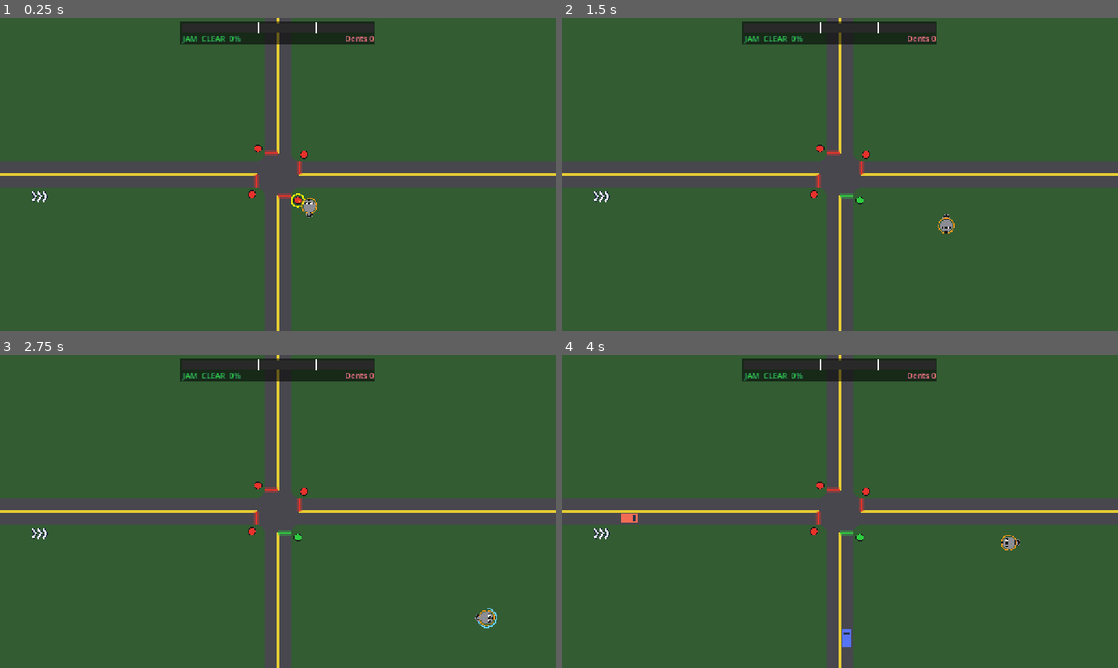
Above: before the commit, frames 1-4 (two rows, left to right).
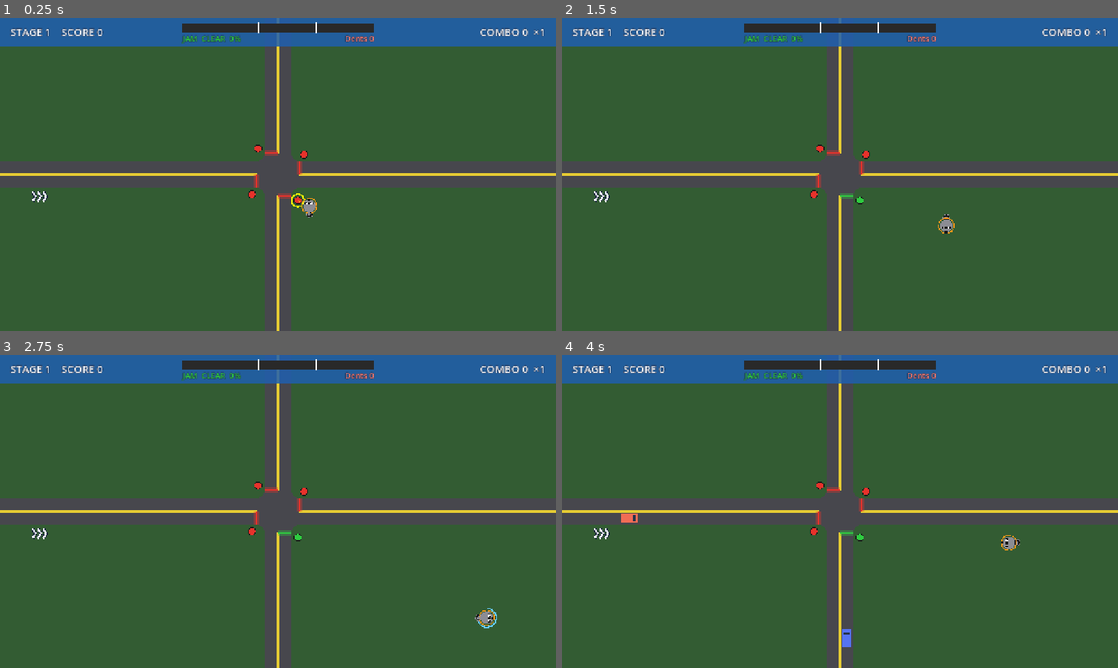
Above: after the commit, the same moments.

Repository: klusignolo/Fender-Bandit
Game: Godot game, scene res://main/main.tscn
The game is run twice, just before and just after one commit, with the same random seed, the same clock (stepped at 60 frames per second) and the same inputs.
Inputs:
- Up to frame 1 (0.25 s): no input
- Up to frame 2 (1.5 s): tap Enter at 0.5 s; hold D (move_right) 0.53-1.28 s; tap J (switch) at 0.6 s; tap L (tow) at 0.8, 1.35 s; hold S (move_down) from 1.28 s (still down)
- Up to frame 3 (2.75 s): tap J (switch) at 1.55 s; release S (move_down) at 2.03 s; hold D (move_right) from 2.03 s (still down); tap X (dash) at 2.1 s; tap L (tow) at 2.3 s
- Up to frame 4 (4 s): release D (move_right) at 2.78 s; hold W (move_up) 2.78-3.53 s; tap J (switch) at 2.85 s; hold A (move_left) from 3.53 s (still down); tap L (tow) at 3.6 s

The runs differ from the first frame. In frame 1, 8.0% of the frame differs, in the area x 0-100%, y 0-10%; in frame 2, 8.0%; in frame 3, 8.0%; in frame 4, 8.0%.

Commit message:
Score, Combo and the HUD strip (#28)
Run (game/sim/run.gd) is plain code owned by World and attached to each
stage's Traffic. Each exit adds Combo and scores EXIT_SCORE times
(1 + Combo / COMBO_STEP); Wreckage towed off the road scores TOW_BONUS;
each crashed signal resets Combo and counts as one Crash for the stage.
Dents are read from the current stage's Jam. combo_stepped and
combo_broken are emitted for the Audio ticket (#37).

The HUD strip shows stage, score, the Jam meter and Combo with its
multiplier on a sign_blue band. The knobs are in Tuning and
docs/tuning.md.

Co-Authored-By: Claude Opus 5.5 <noreply@anthropic.com>

Diff:
--- /dev/null
+++ b/game/sim/run.gd
@@ -0,0 +1,53 @@
+class_name Run
+extends RefCounted
+## One Run (#28): the score, Combo, stage and Dents that outlive any one stage's Traffic, and the stage's
+## stats for the results card. It listens to each stage's Traffic, handed to it by attach().
+
+signal combo_stepped(multiplier: int)  # Combo reached a new multiplier step: combo_up (docs/audio.md)
+signal combo_broken(lost: int)  # a Crash reset a Combo above 0: combo_break (docs/audio.md)
+
+var score := 0
+var combo := 0  # cars out since the last Crash
+var stage := 1  # Stages (#29) moves it on
+var dents: int:  # Crashes this Run, earlier stages included. The stage's Jam keeps the count; hand it to the next stage's Traffic.
+	get:
+		return _traffic.jam.dents if _traffic != null else 0
+var crashes := 0  # this stage's Crashes: one per crashed signal, so a car into Wreckage is one more
+var best_combo := 0  # this stage's highest Combo
+
+var _traffic: Traffic  # the current stage's
+
+
+## Listen to a stage's Traffic, and keep it as the current stage's.
+func attach(traffic: Traffic) -> void:
+	_traffic = traffic
+	traffic.car_exited.connect(_on_car_exited)
+	traffic.crashed.connect(_on_crashed)
+	traffic.towed.connect(_on_towed)
+
+
+## What each exit's score is multiplied by: 1, and 1 more each COMBO_STEP of Combo.
+func multiplier() -> int:
+	@warning_ignore("integer_division")
+	return 1 + combo / Tuning.COMBO_STEP
+
+
+func _on_car_exited(_car: Car) -> void:
+	combo += 1
+	best_combo = maxi(best_combo, combo)
+	score += Tuning.EXIT_SCORE * multiplier()
+	if combo % Tuning.COMBO_STEP == 0:
+		combo_stepped.emit(multiplier())
+
+
+func _on_crashed(_a: Car, _b: Car, _at: Vector2) -> void:
+	crashes += 1
+	var lost := combo
+	combo = 0
+	if lost > 0:
+		combo_broken.emit(lost)
+
+
+func _on_towed(_car: Car, off_road: bool) -> void:
+	if off_road:
+		score += Tuning.TOW_BONUS
--- /dev/null
+++ b/game/test/test_score.gd
@@ -0,0 +1,118 @@
+extends TestCase
+## Score and Combo (#28): a Run driven by its Traffic's signals. Most tests emit the signals directly, so
+## each Combo value is exact; the last steps real traffic to show the Run is wired to it.
+
+const N := 0  # Light indices follow RoadNet.SIDE_NAMES: N, S, W, E
+const S := 1
+
+
+## Records what Run emits. Holds no reference to the Run, so nothing leaks.
+class Log:
+	var stepped: Array[int] = []  # multipliers
+	var broken: Array[int] = []  # Combo lost
+
+	func _init(r: Run) -> void:
+		r.combo_stepped.connect(func(m: int) -> void: stepped.append(m))
+		r.combo_broken.connect(func(lost: int) -> void: broken.append(lost))
+
+
+func _run_on(t: Traffic) -> Run:
+	var r := Run.new()
+	r.attach(t)
+	return r
+
+
+## A stand-in car: Run only counts cars, it never looks at one.
+func _car() -> Car:
+	return Car.new(0, null, null)
+
+
+func _exits(t: Traffic, n: int) -> void:
+	for i in n:
+		t.car_exited.emit(_car())
+
+
+## A Crash as Traffic makes one: a Dent in the Jam, then the signal.
+func _crash(t: Traffic) -> void:
+	t.jam.dent()
+	t.crashed.emit(_car(), _car(), Vector2.ZERO)
+
+
+func test_each_exit_adds_combo_and_scores_with_its_multiplier() -> void:
+	var t := straight_traffic(1)
+	var r := _run_on(t)
+	# 10 × (1 + combo / 5): ×1 for Combo 1–4, ×2 for 5–9, ×3 from 10
+	var want := [10, 20, 30, 40, 60, 80, 100, 120, 140, 170, 200]
+	for i in want.size():
+		_exits(t, 1)
+		check_eq(r.combo, i + 1, "combo after exit %d" % (i + 1))
+		check_eq(r.score, want[i], "score after exit %d" % (i + 1))
+	check_eq(r.multiplier(), 3, "multiplier at Combo 11")
+
+
+func test_a_crash_resets_combo_but_keeps_the_score() -> void:
+	var t := straight_traffic(1)
+	var r := _run_on(t)
+	_exits(t, 7)  # 4 × 10 + 3 × 20
+	_crash(t)
+	check_eq(r.combo, 0, "combo after the Crash")
+	check_eq(r.multiplier(), 1, "multiplier after the Crash")
+	check_eq(r.score, 100, "score after the Crash")
+	_exits(t, 1)
+	check_eq(r.score, 110, "the next exit scores at ×1")
+
+
+func test_wreckage_towed_off_the_road_scores_the_tow_bonus() -> void:
+	var t := straight_traffic(1)
+	var r := _run_on(t)
+	_exits(t, 2)
+	t.towed.emit(_car(), false)
+	check_eq(r.score, 20, "Wreckage dropped on the road scores nothing")
+	t.towed.emit(_car(), true)
+	check_eq(r.score, 25, "Wreckage dropped off the road scores the Tow bonus")
+	check_eq(r.combo, 2, "a Tow leaves Combo alone")
+
+
+func test_the_stage_counts_its_crashes_and_best_combo() -> void:
+	var t := straight_traffic(1)
+	var r := _run_on(t)
+	check_eq(r.stage, 1, "a Run starts at stage 1")
+	_exits(t, 6)
+	_crash(t)
+	_exits(t, 3)
+	_crash(t)
+	_crash(t)  # a pile-up into the Wreckage: one more Crash
+	_exits(t, 2)
+	check_eq(r.crashes, 3, "crashes")
+	check_eq(r.best_combo, 6, "best Combo")
+	check_eq(r.dents, 3, "a Dent per Crash")
+
+
+func test_dents_come_from_the_stage_jam() -> void:
+	check_eq(Run.new().dents, 0, "a Run with no stage yet")
+	var r := _run_on(Traffic.new(1, 2))
+	check_eq(r.dents, 2, "the Dents a stage starts with")
+
+
+func test_combo_signals_its_steps_and_breaks() -> void:
+	var t := straight_traffic(1)
+	var r := _run_on(t)
+	var log := Log.new(r)
+	_crash(t)
+	check_eq(log.broken, [] as Array[int], "a Crash with no Combo breaks nothing")
+	_exits(t, 11)
+	check_eq(log.stepped, [2, 3] as Array[int], "steps at Combo 5 and 10")
+	_crash(t)
+	check_eq(log.broken, [11] as Array[int], "the break carries the Combo lost")
+
+
+func test_real_traffic_scores() -> void:
+	var t := straight_traffic(1)
+	var r := _run_on(t)
+	t.switch(t.lights[N])
+	t.switch(t.lights[S])
+	for i in 40 * Traffic.TICK_HZ:
+		t.step()
+	check(r.score > 0, "cars exiting score: got %d" % r.score)
+	check(r.combo > 0, "and build Combo: got %d" % r.combo)
+	check_eq(r.crashes, 0, "crashes with N and S green")
--- a/game/tuning.gd
+++ b/game/tuning.gd
@@ -100,6 +100,11 @@
 const KNOCK_SPEED := 420.0  # world px/s a hit knocks the Raccoon back at, the way the car drives...
 const KNOCK_DECAY := 900.0  # ...slowing by this much each second
 
+# Score and Combo
+const EXIT_SCORE := 10  # points per car out, times the Combo multiplier
+const COMBO_STEP := 5  # the multiplier goes up 1 every this much Combo: ×1, then ×2 from 5, ×3 from 10...
+const TOW_BONUS := 5  # points for Wreckage towed off the road
+
 # Camera
 const FIT := 1.03  # zoom a touch past "fits everything", so the map edges bleed off
 
--- a/game/world/entry_cues.gd
+++ b/game/world/entry_cues.gd
@@ -4,7 +4,7 @@
 ## and, when cars are waiting to get on, its backlog as "+N", with the lane pulsing red while the Jam is Heavy
 ## (story 52). Greybox: the cue_swell sprite (docs/sprites.md) replaces the drawn chevrons.
 
-const INSET := 110.0  # world px in from the map edge, along the lane, where the cues sit: clear of the Jam meter at the top
+const INSET := 110.0  # world px in from the map edge, along the lane, where the cues sit: clear of the HUD strip at the top
 const CHEVRON_OUT := 34.0  # world px from the lane's centre out past the kerb to the chevrons...
 const TAG_OUT := 74.0  # ...and to the "+N"
 const PULSE_LENGTH := 160.0  # world px of lane, in from the map edge, that pulses under a backlog
--- /dev/null
+++ b/game/world/hud_strip.gd
@@ -0,0 +1,38 @@
+class_name HudStrip
+extends Node2D
+## The HUD strip along the top of the screen (#28, #19 story 73): stage and score on the left, the Jam
+## meter in the middle, Combo and its multiplier on the right. Greybox drawing on a sign_blue band.
+## Lives on a CanvasLayer, so it ignores the camera.
+
+const HEIGHT := 66.0  # px down from the top: room for the Jam meter and its caption
+const SIDE := 24.0  # px in from each screen edge to the text
+const TEXT_SIZE := 24
+const BAND := Color("#1F5FAF", 0.85)  # sign_blue from docs/sprites.md, see-through a little
+const INK := Color("#1B2340")
+
+var run: Run
+
+
+func _init(r: Run, t: Traffic) -> void:
+	run = r
+	add_child(JamMeter.new(t))
+
+
+func _process(_delta: float) -> void:
+	queue_redraw()
+
+
+func _draw() -> void:
+	var w := get_viewport_rect().size.x
+	draw_rect(Rect2(0, 0, w, HEIGHT), BAND)
+	var y := HEIGHT / 2.0 + TEXT_SIZE / 3.0
+	_text("STAGE %d    SCORE %d" % [run.stage, run.score], Vector2(SIDE, y), false)
+	_text("COMBO %d  ×%d" % [run.combo, run.multiplier()], Vector2(w - SIDE, y), true)
+
+
+func _text(s: String, at: Vector2, right: bool) -> void:
+	var font := ThemeDB.fallback_font
+	if right:
+		at.x -= font.get_string_size(s, HORIZONTAL_ALIGNMENT_LEFT, -1, TEXT_SIZE).x
+	draw_string_outline(font, at, s, HORIZONTAL_ALIGNMENT_LEFT, -1, TEXT_SIZE, 4, INK)
+	draw_string(font, at, s, HORIZONTAL_ALIGNMENT_LEFT, -1, TEXT_SIZE, Color.WHITE)
--- a/game/world/jam_meter.gd
+++ b/game/world/jam_meter.gd
@@ -1,8 +1,8 @@
 class_name JamMeter
 extends Node2D
 ## The Jam meter, top centre of the screen: filled in its Jam-level's colour (Heavy flashes), with the
-## capacity lost to Dents as a hatched dark red tail and ticks where Busy and Heavy start. Greybox: the
-## HUD strip (#19 story 52, docs/sprites.md) replaces it. Lives on a CanvasLayer, so it ignores the camera.
+## capacity lost to Dents as a hatched dark red tail and ticks where Busy and Heavy start. It sits in the
+## middle of the HudStrip, which is its backing.
 
 const WIDTH := 440.0  # px across, at 100 Jam capacity before Dents
 const HEIGHT := 22.0
@@ -19,7 +19,6 @@
 const EMPTY := Color(0.16, 0.16, 0.16)
 const DENTED := Color(0.3, 0.04, 0.04)
 const HATCH := Color(0.6, 0.1, 0.1)
-const BACKING := Color(0, 0, 0, 0.55)
 const INK := Color("#1B2340")
 
 var traffic: Traffic
@@ -43,7 +42,6 @@
 	var col: Color = LEVEL_COLORS[level]
 	if level == Jam.Level.HEAVY and fmod(_clock * FLASH_HZ, 1.0) < 0.5:
 		col = col.lightened(0.45)
-	draw_rect(Rect2(x - 4.0, TOP - 4.0, WIDTH + 8.0, HEIGHT + 32.0), BACKING)
 	draw_rect(Rect2(x, TOP, cap_w, HEIGHT), EMPTY)
 	draw_rect(Rect2(x + cap_w, TOP, WIDTH - cap_w, HEIGHT), DENTED)
 	var hx := x + cap_w + 4.0
--- a/game/world/world.gd
+++ b/game/world/world.gd
@@ -1,8 +1,8 @@
 class_name World
 extends Node2D
-## One Run's world (#13 §2): owns the Traffic simulation, steps it at a fixed 60 Hz, and draws it.
+## One Run's world (#13 §2): owns the Run and its Traffic simulation, steps the Traffic at a fixed 60 Hz, and draws it.
 ## Greybox: roads are drawn here from the RoadNet curves; cars are pooled Vehicle nodes keyed by
-## car id; each Light has a LightPole; each Crash gets a CrashMarker; the JamMeter sits on a HUD
+## car id; each Light has a LightPole; each Crash gets a CrashMarker; the HudStrip sits on a HUD
 ## layer; EntryCues marks the Swell and backlog at each entry. Nothing here decides a rule.
 
 const GRASS := Color(0.2, 0.36, 0.2)
@@ -11,6 +11,7 @@
 const CENTRE_LINE := Color(0.9, 0.8, 0.2)
 const DASH_STEP := 16.0  # px between samples when offsetting a curve for a marking
 
+var run: Run
 var traffic: Traffic
 var raccoon: Raccoon
 
@@ -20,7 +21,9 @@
 
 
 func _init(seed_value: int) -> void:
-	traffic = Traffic.new(seed_value)
+	run = Run.new()
+	traffic = Traffic.new(seed_value, run.dents)
+	run.attach(traffic)
 
 
 func _ready() -> void:
@@ -45,7 +48,7 @@
 	add_child(cam)
 	cam.make_current()
 	var hud := CanvasLayer.new()
-	hud.add_child(JamMeter.new(traffic))
+	hud.add_child(HudStrip.new(run, traffic))
 	add_child(hud)
 
 
Not shown, added: game/sim/run.gd.uid
Not shown, added: game/test/test_score.gd.uid
Not shown, added: game/world/hud_strip.gd.uid
Not shown, changed: docs/tuning.md
